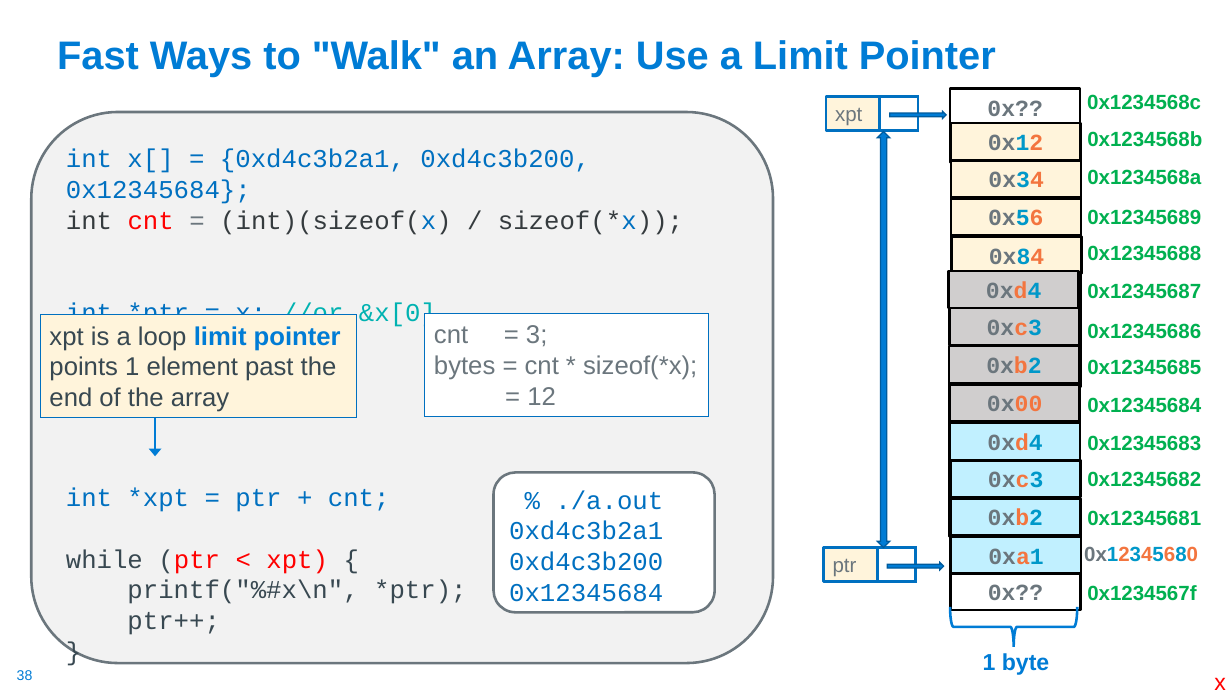
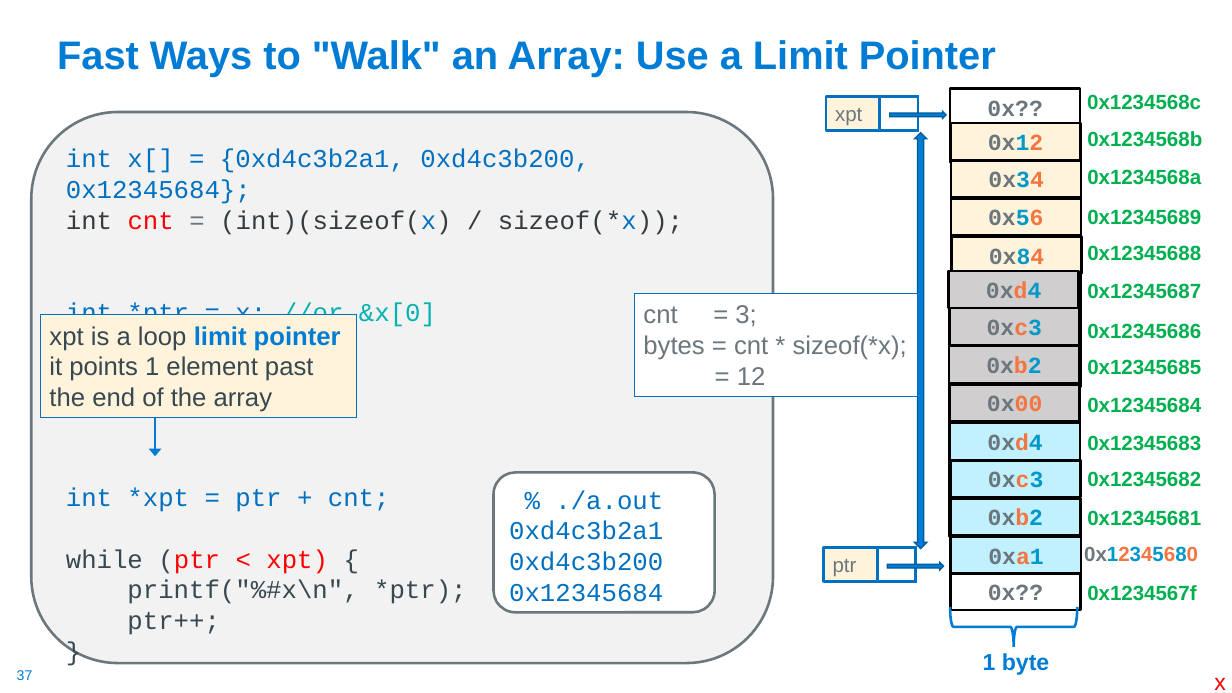
Before and after one commit to cse30-fa22/Muller_CSE30_Lecture_Slides, a slide deck: slide 37 of 03_C_Part2.pptx (slide 38 before the commit). Drawn at 1232x693 pixels with LibreOffice and Linux fonts; fonts in the diff are those of the drawing. Boxes give left, top, right and bottom in pixels: in the first picture for what was removed or moved away, otherwise in the second. Text is boxed around its words. In the diff, an @@ line names an element or a change of style, - is before the commit and + after.

```diff
--- a/03_C_Part2.pptx
+++ b/03_C_Part2.pptx
@@ up down arrow: place and size @@
-up down arrow at box(878, 131, 891, 547)
+up down arrow at box(915, 132, 928, 548)
@@ rectangle "cnt = 3;": place and size @@
-rectangle "cnt = 3;" at box(425, 313, 709, 416)
+rectangle "cnt = 3;" at box(635, 294, 919, 396)
@@ text in rectangle at box(49, 356, 314, 412): text changed @@
-points 1 element past the end of the array
+it points 1 element past the end of the array
@@ page number at box(17, 670, 33, 680): text changed @@
-38
+37
```
Also in this commit, not shown: 11 other slides changed, 4 slides added, 3 slides removed, 1 other file.
